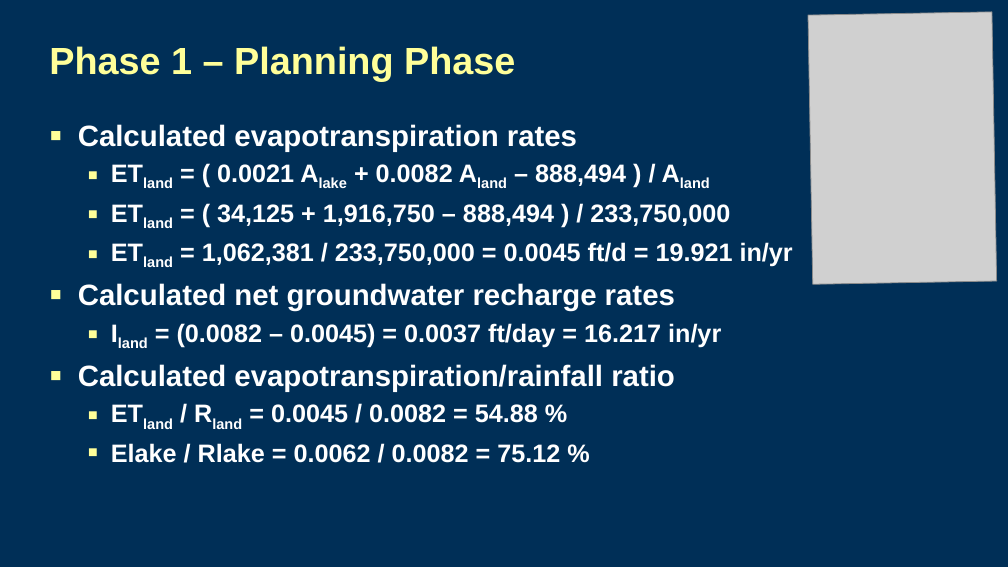
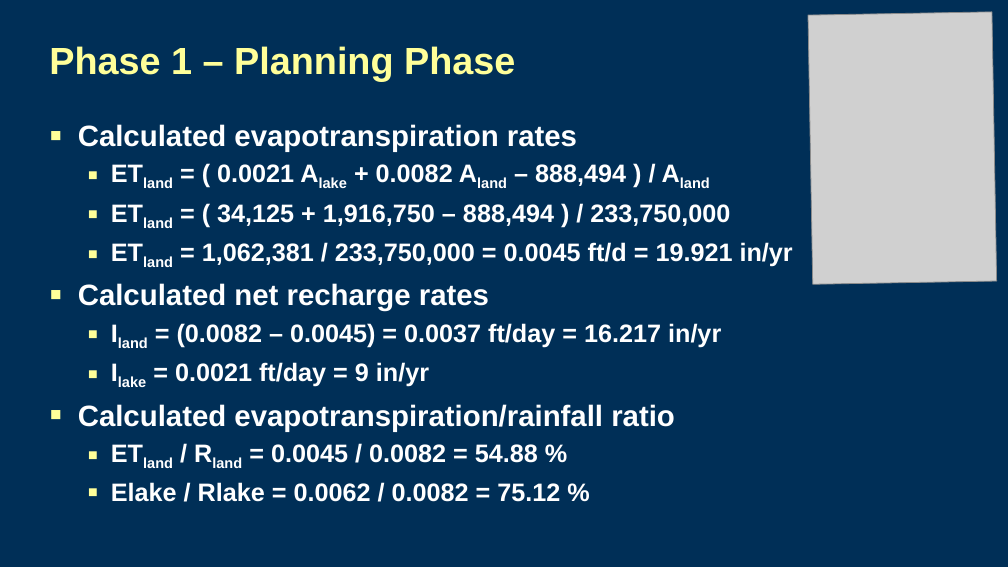
Before and after one commit to jdhughes-usgs/modflow-sandiego-2023, a slide deck: slide 15 of Lectures/Day3_4lecture_McDonaldValley_Stage1.pptx. Drawn at 1008x567 pixels with LibreOffice and Linux fonts; fonts in the diff are those of the drawing; grey boxes stand for pictures; background and template pictures are left out. Boxes give left, top, right and bottom in pixels: in the first picture for what was removed or moved away, otherwise in the second. Text is boxed around its words. In the diff, an @@ line names an element or a change of style, - is before the commit and + after.

```diff
--- a/Lectures/Day3_4lecture_McDonaldValley_Stage1.pptx
+++ b/Lectures/Day3_4lecture_McDonaldValley_Stage1.pptx
@@ text at [78, 283, 489, 311]: text changed @@
-▪ Calculated net groundwater recharge rates
+▪ Calculated net recharge rates
@@ text at [175, 362, 429, 387]: paragraph added @@
+  ▪ Ilake = 0.0021 ft/day = 9 in/yr
```
Also in this commit, not shown: 27 other files.
